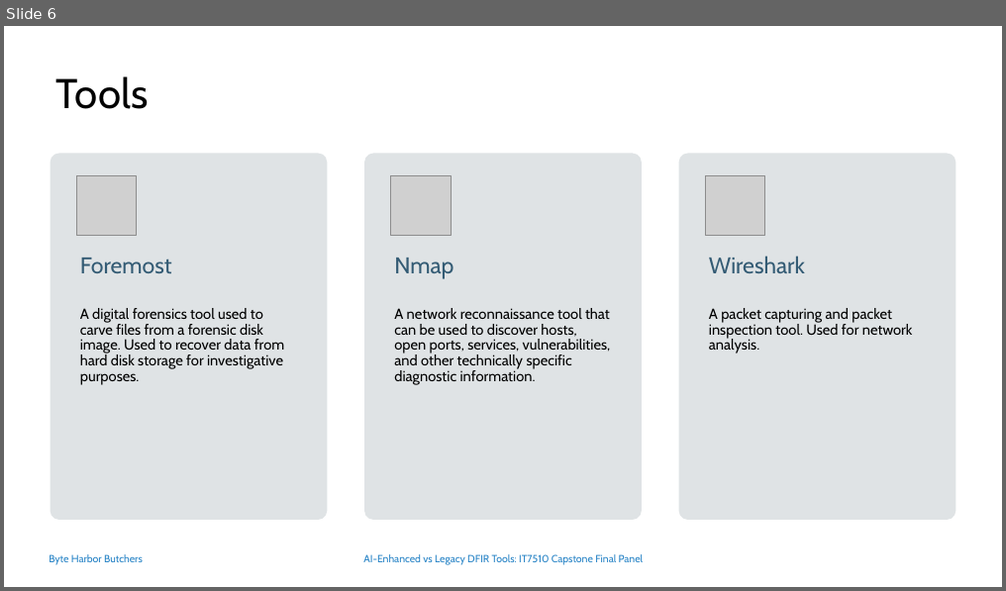
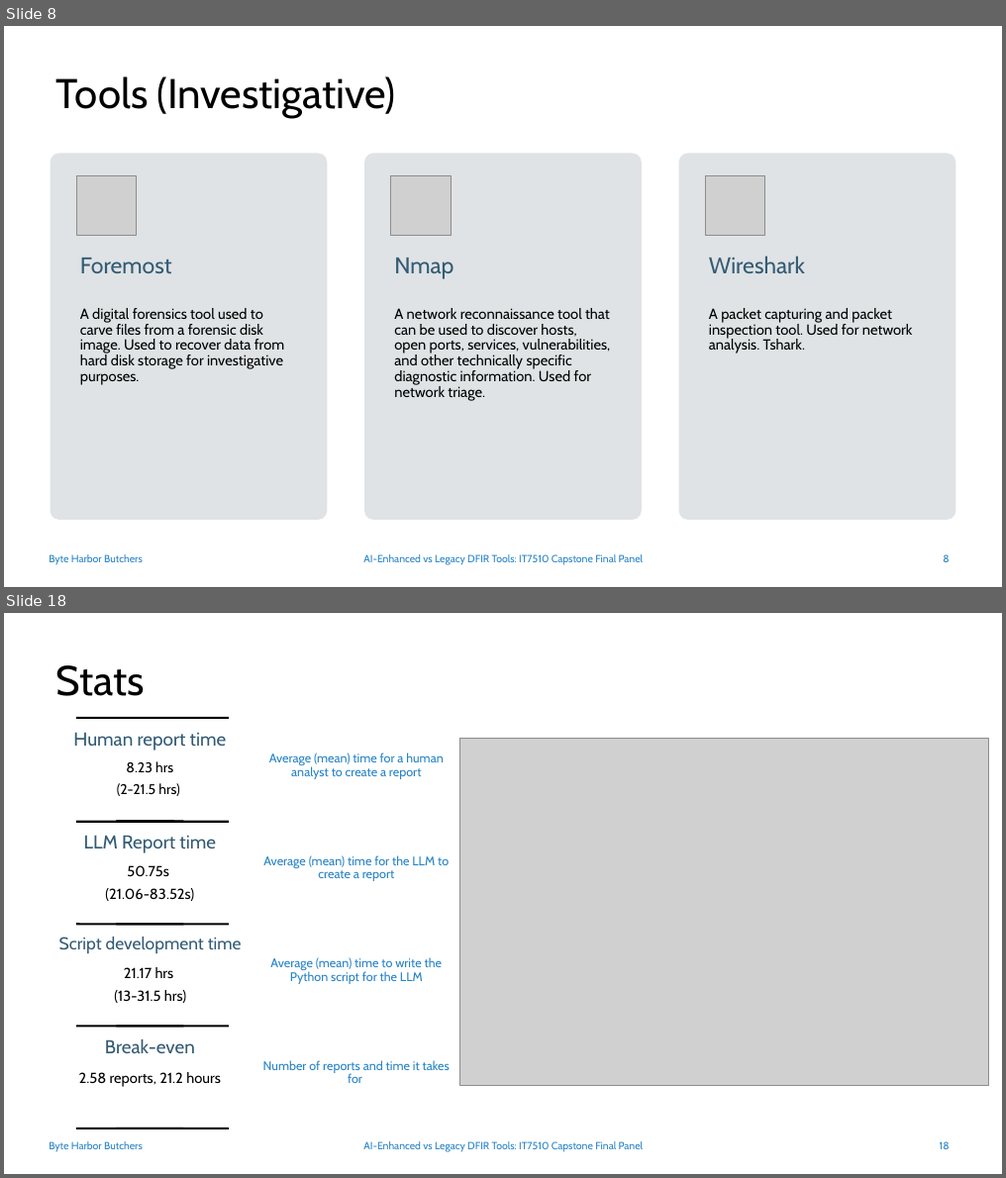
Before and after one commit to DavidSushames/BHB-Capstone, a slide deck: Academic Documents/Final Panel Presentation/Final Panel Slides 1.1 - DS.pptx. Shown one above the other, each under a label of ours: slide 6 before the commit, slides 8 and 18 after it; the slides between them are not shown. The pictures are 1006x591 and 1006x1178 pixels, drawn with LibreOffice and Linux fonts; fonts in the diff are those of the drawing; grey boxes stand for pictures; background and template pictures are left out. Boxes give left, top, right and bottom in pixels: in the first picture for what was removed or moved away, otherwise in the second. Text is boxed around its words. In the diff, an @@ line names an element or a change of style, - is before the commit and + after.

```diff
--- a/Academic Documents/Final Panel Presentation/Final Panel Slides 1.1 - DS.pptx
+++ b/Academic Documents/Final Panel Presentation/Final Panel Slides 1.1 - DS.pptx
@@ slide 18 added at [4, 613, 1002, 1174], background #FFFFFF; not listed: 2 template elements that a slide beside it also shows @@
@@ title added at [56, 665, 145, 696], 40 pt, text #000000 @@
+Stats
@@ line added from (76, 718) to (229, 718), #000000 2 pt @@
@@ text added at [73, 732, 227, 751], 18 pt, text #335B74 @@
+Human report time
@@ text added at [269, 753, 444, 779], 12 pt, text #2683C6 @@
+Average (mean) time for a human analyst to create a report
@@ picture added at [460, 738, 988, 1086] @@
@@ text added at [117, 761, 179, 796], 13.5 pt, text #000000 @@
+8.23 hrs
+(2-21.5 hrs)
@@ line added from (76, 822) to (229, 822), #000000 2 pt @@
@@ text added at [84, 835, 216, 854], 18 pt, text #335B74 @@
+LLM Report time
@@ line added from (116, 821) to (183, 821), #000000 2 pt @@
@@ text added at [105, 865, 194, 901], 14 pt, text #000000 @@
+50.75s
+(21.06-83.52s)
@@ text added at [263, 856, 449, 881], 12 pt, text #2683C6 @@
+Average (mean) time for the LLM to create a report
@@ text added at [59, 937, 242, 955], 16.6 pt, text #335B74 @@
+Script development time
@@ line added from (76, 925) to (229, 925), #000000 2 pt @@
@@ line added from (116, 925) to (183, 925), #000000 2 pt @@
@@ text added at [114, 967, 186, 1003], 14 pt, text #000000 @@
+21.17 hrs
+(13-31.5 hrs)
@@ text added at [270, 958, 443, 984], 12 pt, text #2683C6 @@
+Average (mean) time to write the Python script for the LLM
@@ line added from (76, 1026) to (229, 1026), #000000 2 pt @@
@@ line added from (116, 1026) to (183, 1026), #000000 2 pt @@
@@ text added at [105, 1040, 195, 1054], 18 pt, text #335B74 @@
+Break-even
@@ text added at [79, 1072, 221, 1087], 14 pt, text #000000 @@
+2.58 reports, 21.2 hours
@@ text added at [263, 1060, 450, 1083], 12 pt, text #2683C6 @@
+Number of reports and time it takes for
@@ line added from (76, 1129) to (229, 1129), #000000 2 pt @@
@@ line added from (116, 1129) to (183, 1129), #000000 2 pt @@
@@ page number added at [940, 1142, 949, 1150], 10 pt, text #2683C6 @@
+18
@@ what was slide 6 is now slide 8 @@
@@ slide 8 changed as well @@
@@ title at [56, 76, 396, 118]: text changed @@
-Tools
+Tools (Investigative)
@@ text at [394, 308, 611, 401]: text changed @@
-A network reconnaissance tool that can be used to discover hosts, open ports, services, vulnerabilities, and other technically specific diagnostic information.
+A network reconnaissance tool that can be used to discover hosts, open ports, services, vulnerabilities, and other technically specific diagnostic information. Used for network triage.
@@ text at [709, 308, 913, 354]: text changed @@
-A packet capturing and packet inspection tool. Used for network analysis.
+A packet capturing and packet inspection tool. Used for network analysis. Tshark.
@@ page number added at [943, 555, 948, 563], 10 pt, text #2683C6 @@
+8
```
Also in this commit, not shown: 5 other slides changed, 15 other slides added, 9 slides removed, 2 other files.
